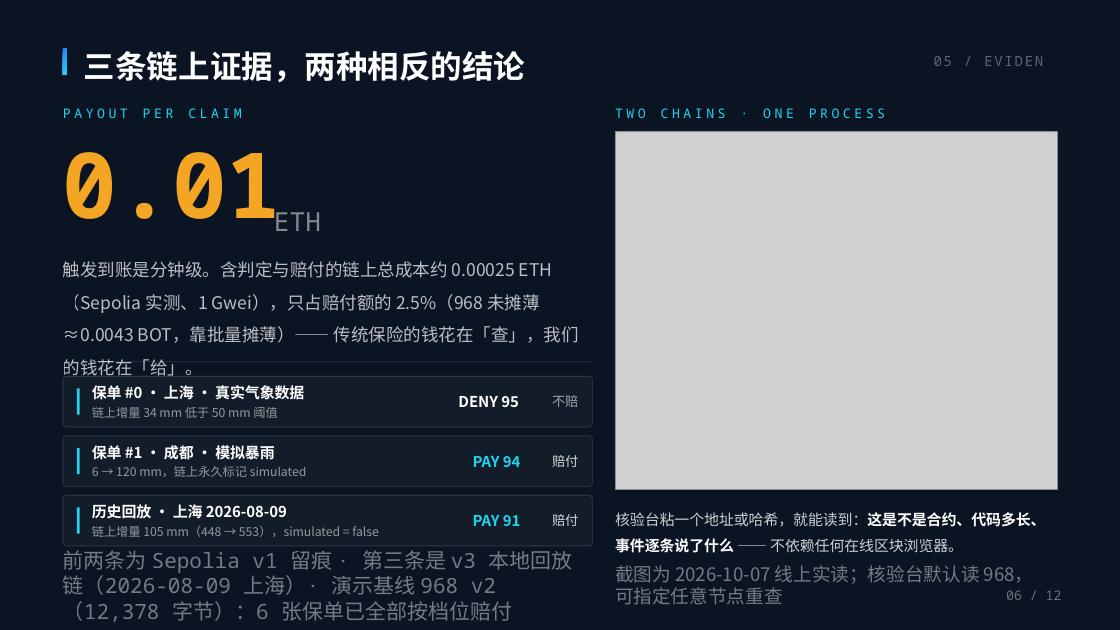
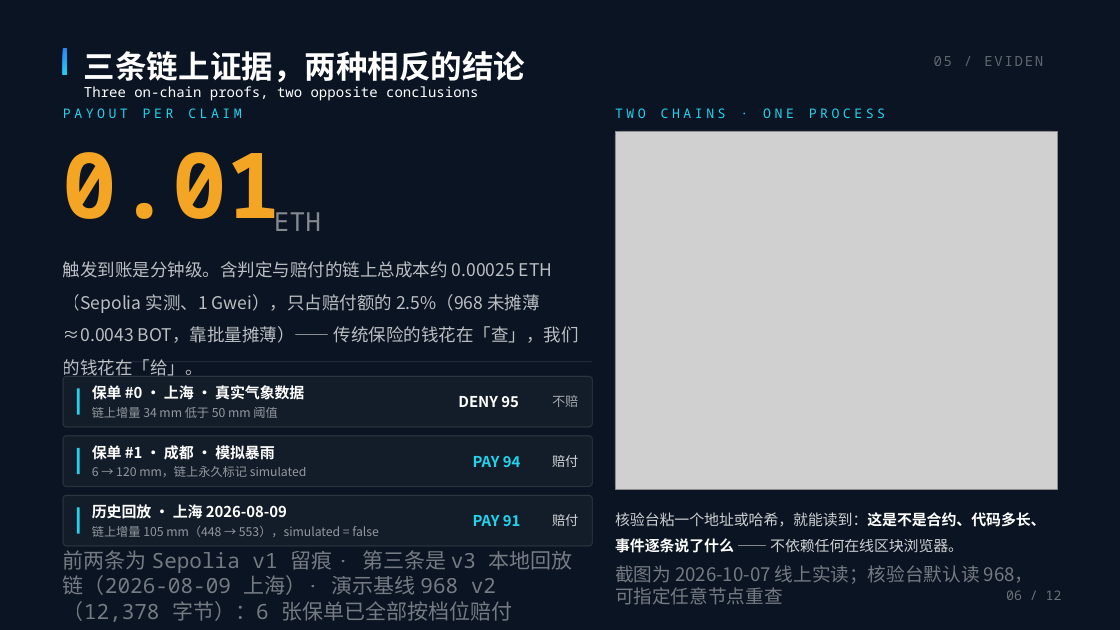
Before and after one commit to juice-butterfly/rainproof, a slide deck: slide 6 of 提交材料/雨证-路演PPT-叙事版-修订5.pptx. Drawn at 1120x630 pixels with LibreOffice and Linux fonts; fonts in the diff are those of the drawing; grey boxes stand for pictures. Boxes give left, top, right and bottom in pixels: in the first picture for what was removed or moved away, otherwise in the second. Text is boxed around its words. In the diff, an @@ line names an element or a change of style, - is before the commit and + after.

```diff
--- a/提交材料/雨证-路演PPT-叙事版-修订5.pptx
+++ b/提交材料/雨证-路演PPT-叙事版-修订5.pptx
@@ text added at (84, 86, 478, 101), 12 pt, text #FFFFFF @@
+Three on-chain proofs, two opposite conclusions
```
Also in this commit, not shown: 12 other slides changed, 9 other files.
